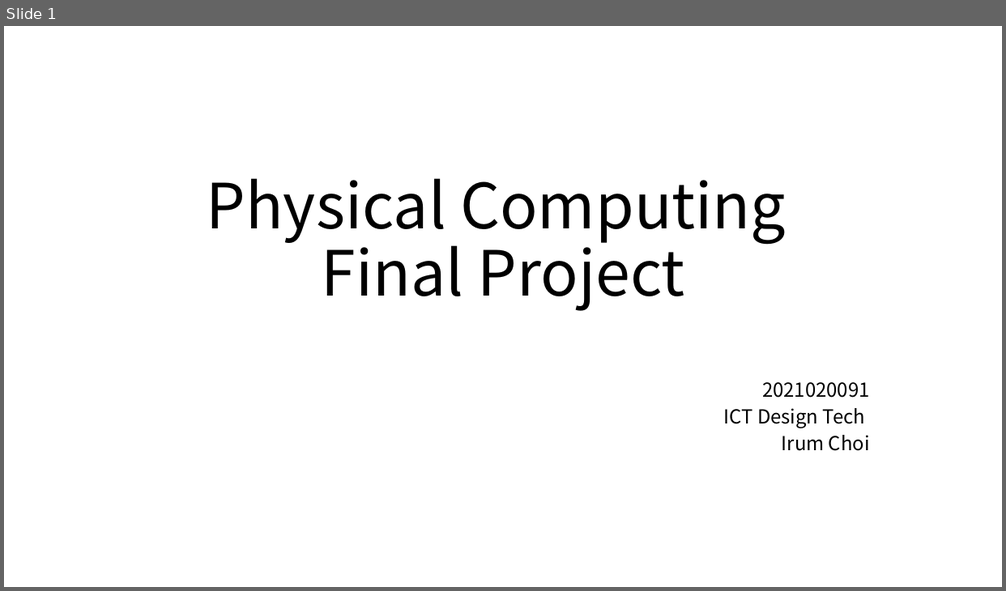
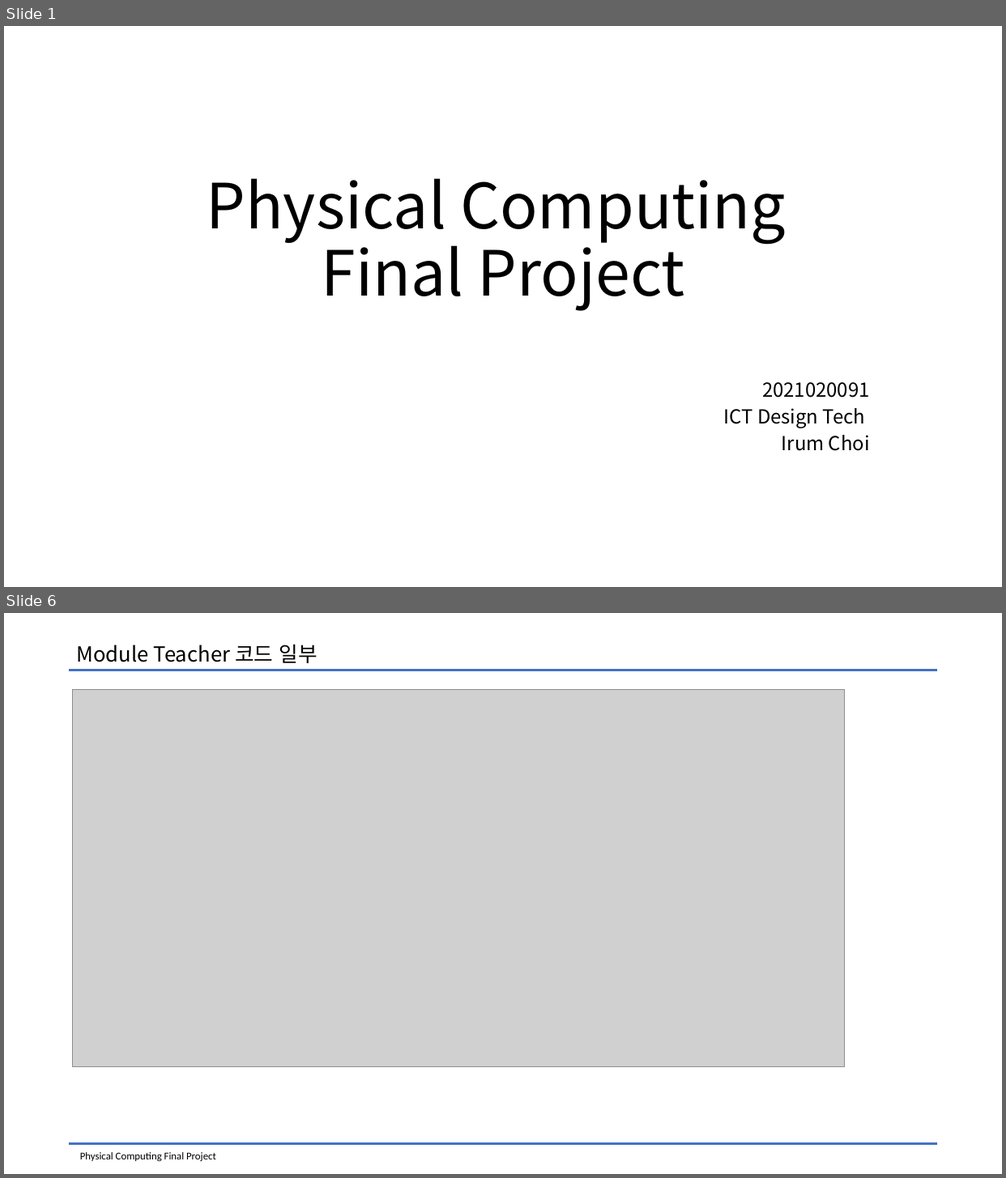
Before and after one commit to kimkyowon/Physical_Computing_Final, a slide deck: Physical_Computing/Documents/Physical Computing_Prototype.pptx. Shown one above the other, each under a label of ours: slide 1 before the commit, slides 1 and 6 after it; the slides between them are not shown. The pictures are 1006x591 and 1006x1178 pixels, drawn with LibreOffice and Linux fonts; fonts in the diff are those of the drawing; grey boxes stand for pictures. Boxes give left, top, right and bottom in pixels: in the first picture for what was removed or moved away, otherwise in the second. Text is boxed around its words. In the diff, an @@ line names an element or a change of style, - is before the commit and + after.

```diff
--- a/Physical_Computing/Documents/Physical Computing_Prototype.pptx
+++ b/Physical_Computing/Documents/Physical Computing_Prototype.pptx
@@ slide 6 added at box(4, 613, 1002, 1174), background #FFFFFF @@
@@ text added at box(76, 644, 317, 663), 20 pt, text #000000 @@
+Module Teacher 코드 일부
@@ line added from (69, 670) to (937, 670), #4472C4 2.5 pt @@
@@ picture added at box(73, 689, 845, 1067) @@
@@ line added from (69, 1144) to (937, 1144), #4472C4 2.5 pt @@
@@ text added at box(80, 1152, 216, 1162), 10 pt, text #000000 @@
+Physical Computing Final Project
```
Also in this commit, not shown: 9 other slides added, 4 slides removed, 17 other files.
